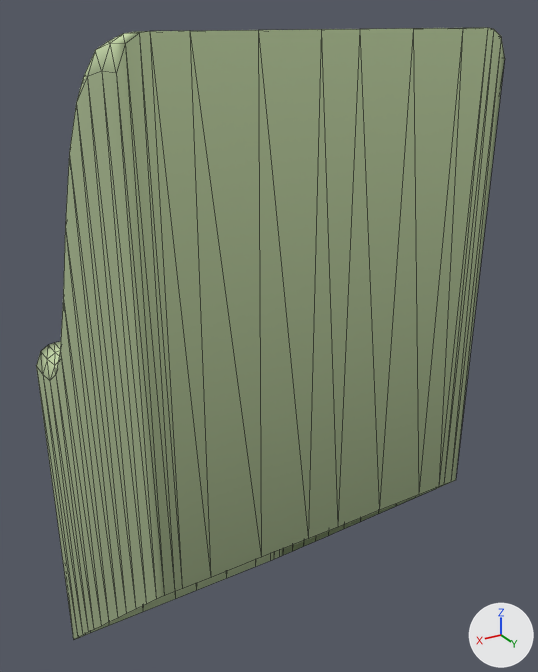
Before and after pictures for a commit that changed the glTF model ground/ground-ramp-lr-22.glb.
Before and after are seen from a 50 mm camera at (1.0, 1.88, 1.03) aimed at (-0.14, -0.03, 0.07). The axes (+X, +Y, +Z) are drawn at lower right. The lights are the same throughout. The first picture is the older version. Mesh edges are drawn as thin lines.

Objects in the first picture: 'ground-ramp-lr-22'.
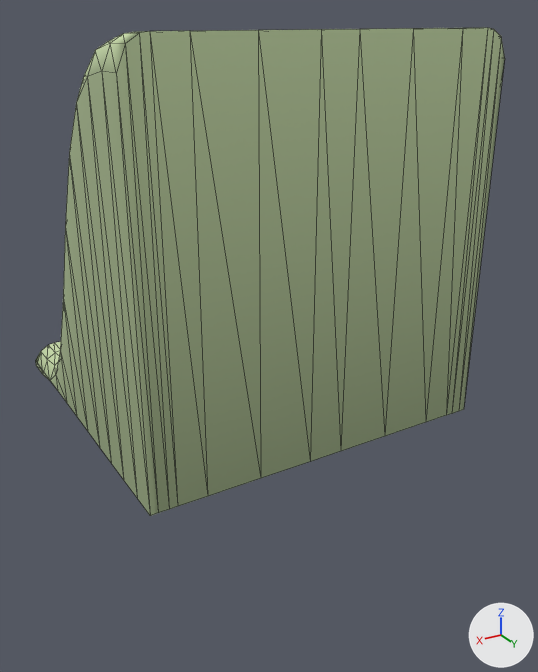
Patch to the scene script:
```diff
--- a/ground/ground-ramp-lr-22.glb.py
+++ b/ground/ground-ramp-lr-22.glb.py
@@ me_ground_ramp_lr_22 @@
 # used by ob_ground_ramp_lr_22; location = (0.0, 0.0, 0.0)
-me_ground_ramp_lr_22.from_pydata(...)  # 216 vertices, 382 faces; spans x -0.5..0.5, y -0.5..0.5, z -1.3..1.0
+me_ground_ramp_lr_22.from_pydata(...)  # 216 vertices, 382 faces; spans x -0.5..0.5, y -0.5..0.5, z -0.07..1.0
+# me_ground_ramp_lr_22 part 1: all 48 vertices in x -0.5..0.5, y -0.5..0.5, z -1.3..-0.3 are scaled about their middle by (1, 1, 0), then moved by (0.0, 0.0, 0.75)
 me_ground_ramp_lr_22.materials.append(mat_ground)
```

Changed parts and their boxes [x1, y1, x2, y2] in the pictures (538 x 672 px):
'ground-ramp-lr-22', reshaped (20% shorter): before [36, 28, 505, 640]; after [36, 28, 505, 516]
